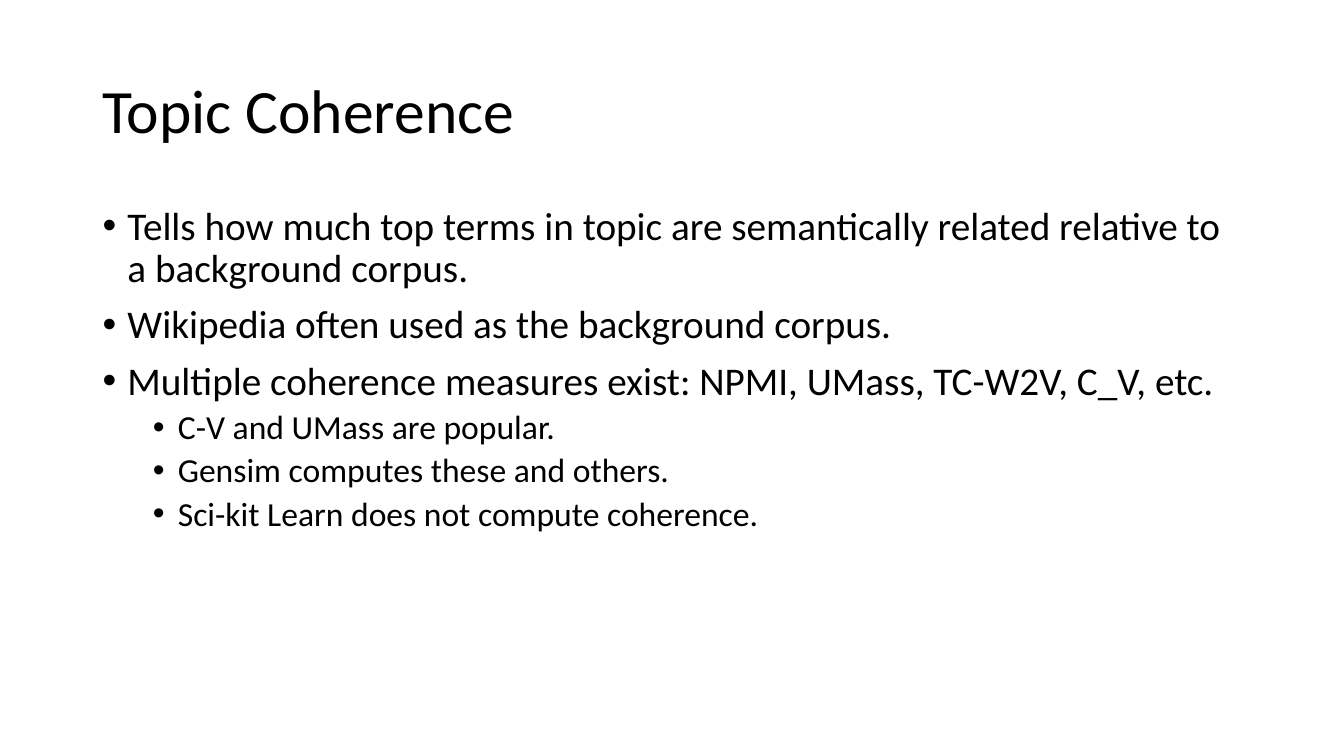
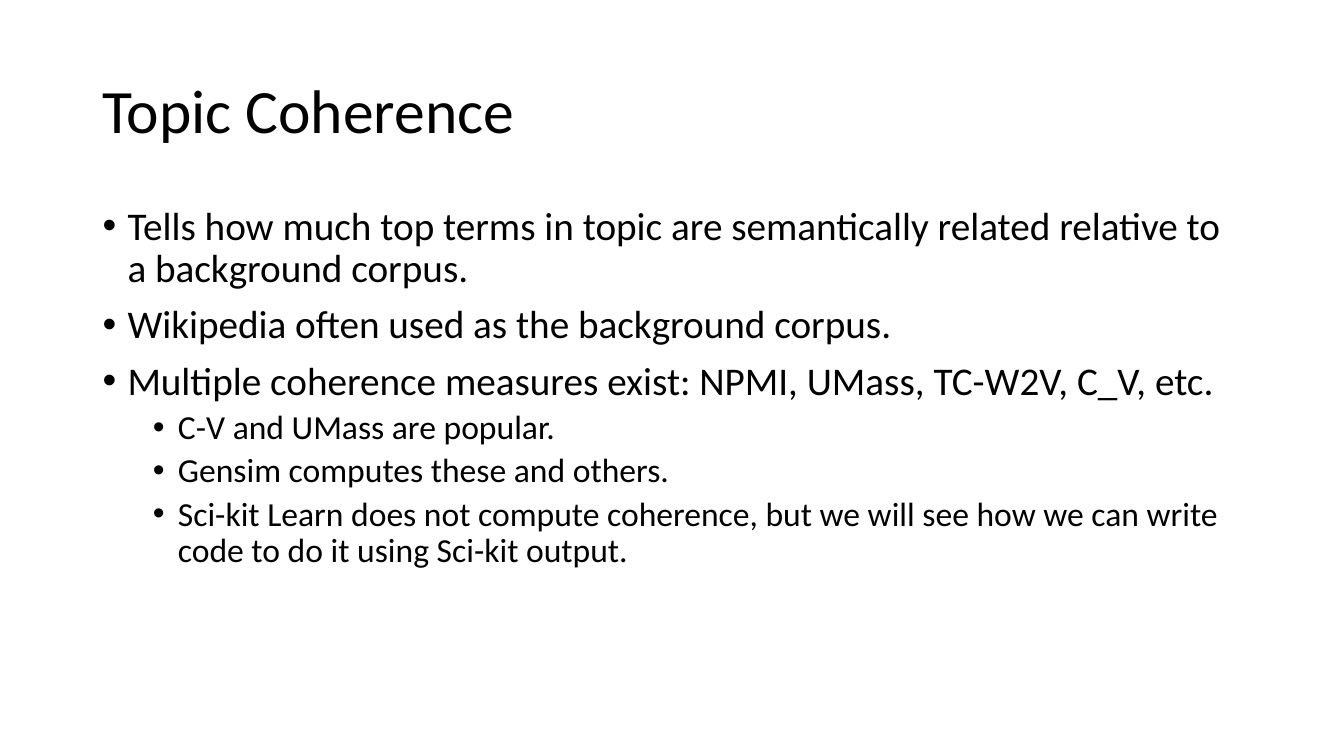
Before and after one commit to nuitrcs/topic-modeling-workshop, a slide deck: slide 26 of topic-model-slides.pptx. Drawn at 1344x756 pixels with LibreOffice and Linux fonts; fonts in the diff are those of the drawing. Boxes give left, top, right and bottom in pixels: in the first picture for what was removed or moved away, otherwise in the second. Text is boxed around its words. In the diff, an @@ line names an element or a change of style, - is before the commit and + after.

```diff
--- a/topic-model-slides.pptx
+++ b/topic-model-slides.pptx
@@ text at <box>178,502,1218,568</box>: text changed @@
-  • Sci-kit Learn does not compute coherence.
+  • Sci-kit Learn does not compute coherence, but we will see how we can write code to do it using Sci-kit output.
```
Also in this commit, not shown: 7 other slides changed.
